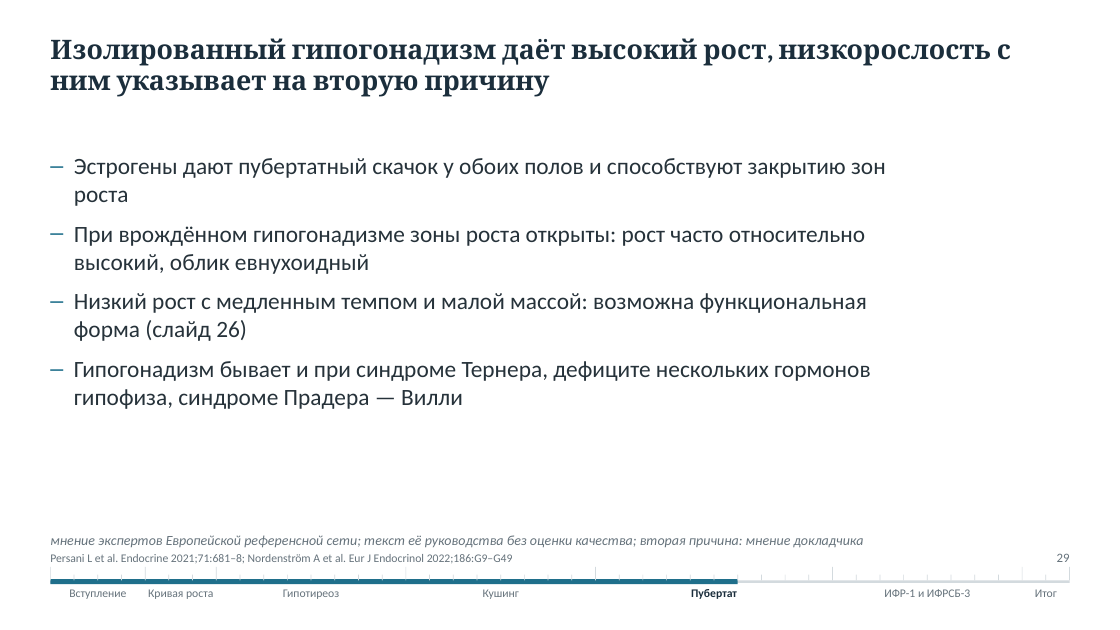
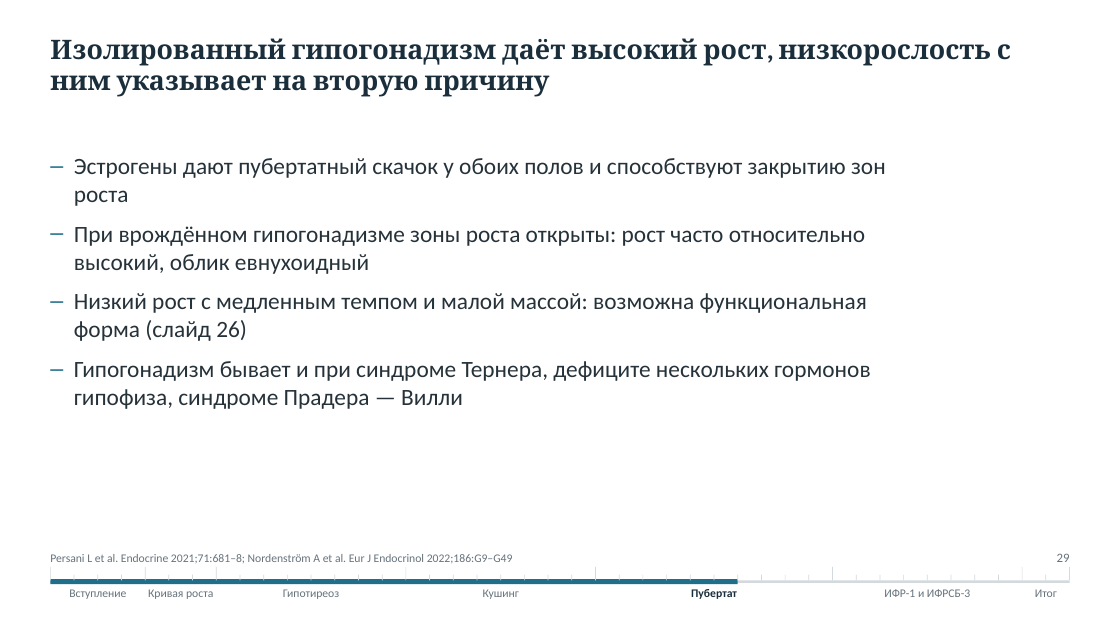
Before and after one commit to drabdulbosit1-eng/my-test-cloud, a slide deck: slide 29 of Endo_short_stature/Эндокринные причины низкорослости 2026.pptx. Drawn at 1120x630 pixels with LibreOffice and Linux fonts; fonts in the diff are those of the drawing. Boxes give left, top, right and bottom in pixels: in the first picture for what was removed or moved away, otherwise in the second. Text is boxed around its words. In the diff, an @@ line names an element or a change of style, - is before the commit and + after.

```diff
--- a/Endo_short_stature/Эндокринные причины низкорослости 2026.pptx
+++ b/Endo_short_stature/Эндокринные причины низкорослости 2026.pptx
@@ text at (50,535,864,548): paragraph removed @@
-мнение экспертов Европейской референсной сети; текст её руководства без оценки качества; вторая причина: мнение докладчика
```
Also in this commit, not shown: 37 other slides changed, 4 other files.
